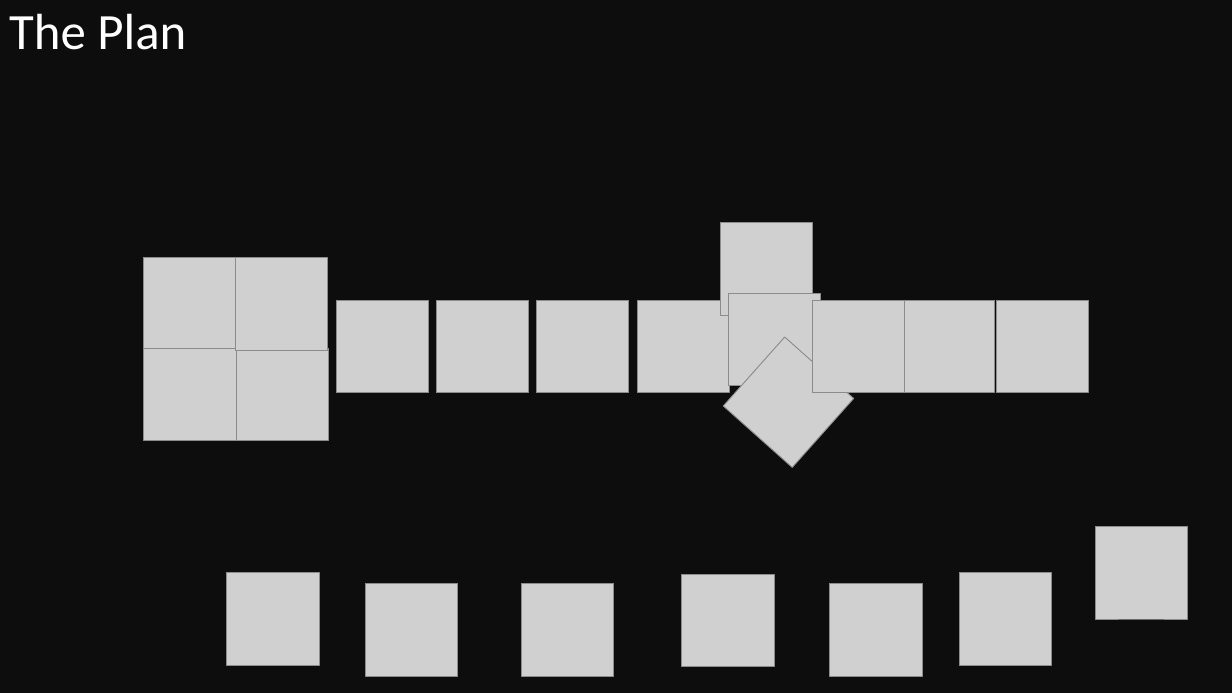
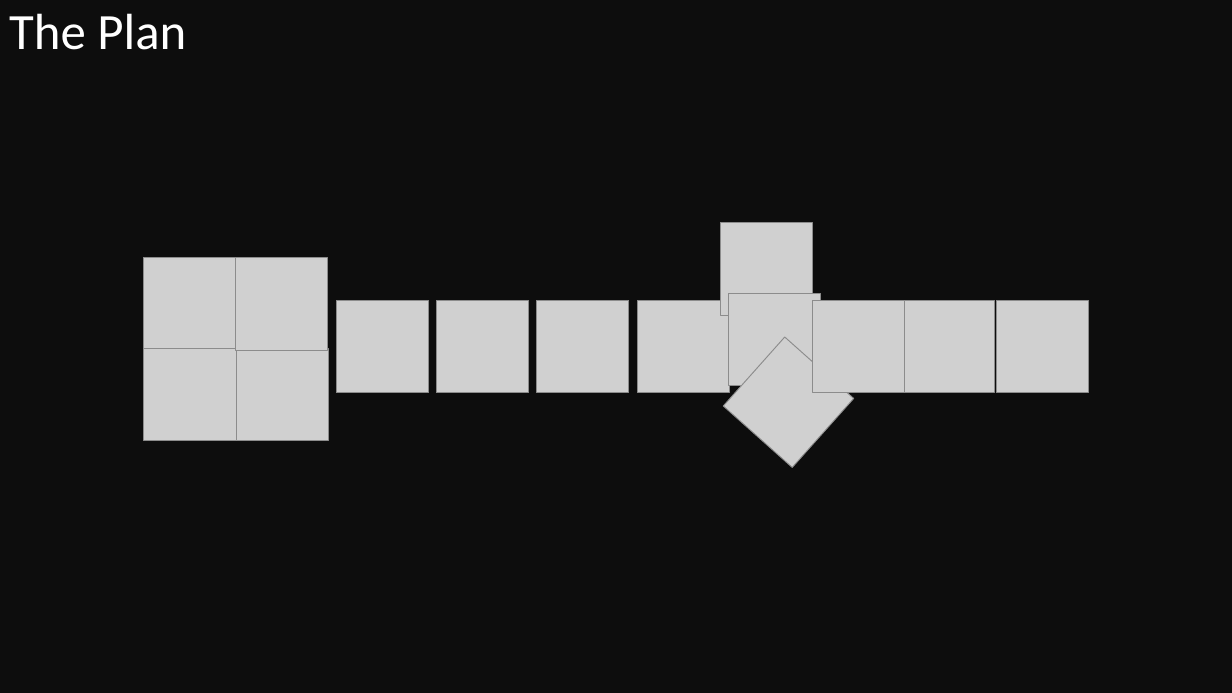
Before and after one commit to eperezme/metaboPipe, a slide deck: slide 13 of Defense/metaboPipe.pptx. Drawn at 1232x693 pixels with LibreOffice and Linux fonts; fonts in the diff are those of the drawing; grey boxes stand for pictures. Boxes give left, top, right and bottom in pixels: in the first picture for what was removed or moved away, otherwise in the second. Text is boxed around its words. In the diff, an @@ line names an element or a change of style, - is before the commit and + after.

Commit message:
Some minor fixes

```diff
--- a/Defense/metaboPipe.pptx
+++ b/Defense/metaboPipe.pptx
@@ picture removed at box(1095, 527, 1188, 619) @@
@@ picture removed at box(226, 573, 319, 665) @@
@@ picture removed at box(366, 584, 458, 677) @@
@@ picture removed at box(521, 584, 614, 677) @@
@@ picture removed at box(682, 575, 775, 667) @@
@@ picture removed at box(830, 584, 922, 677) @@
@@ picture removed at box(959, 573, 1052, 665) @@
```
Also in this commit, not shown: 1 other slide changed.
